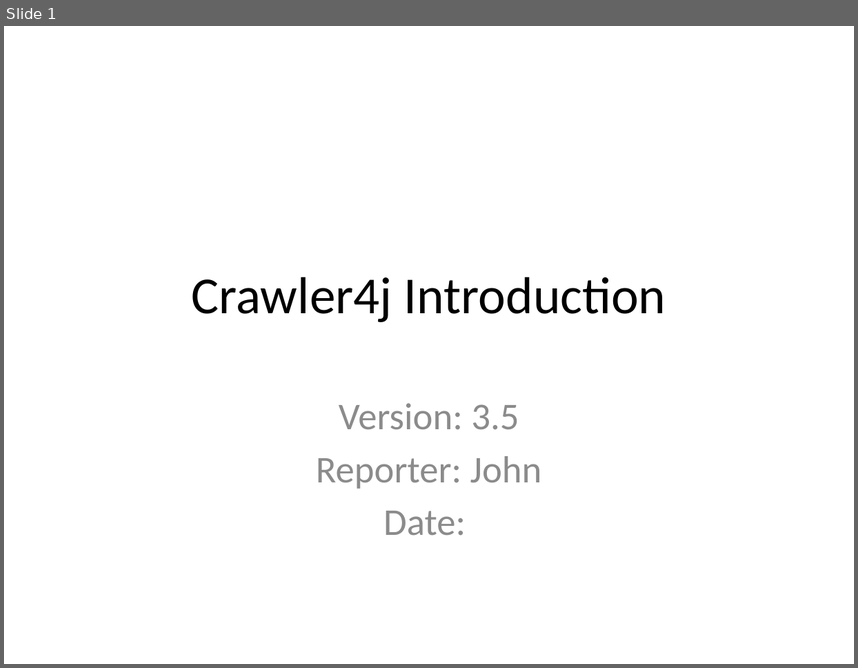
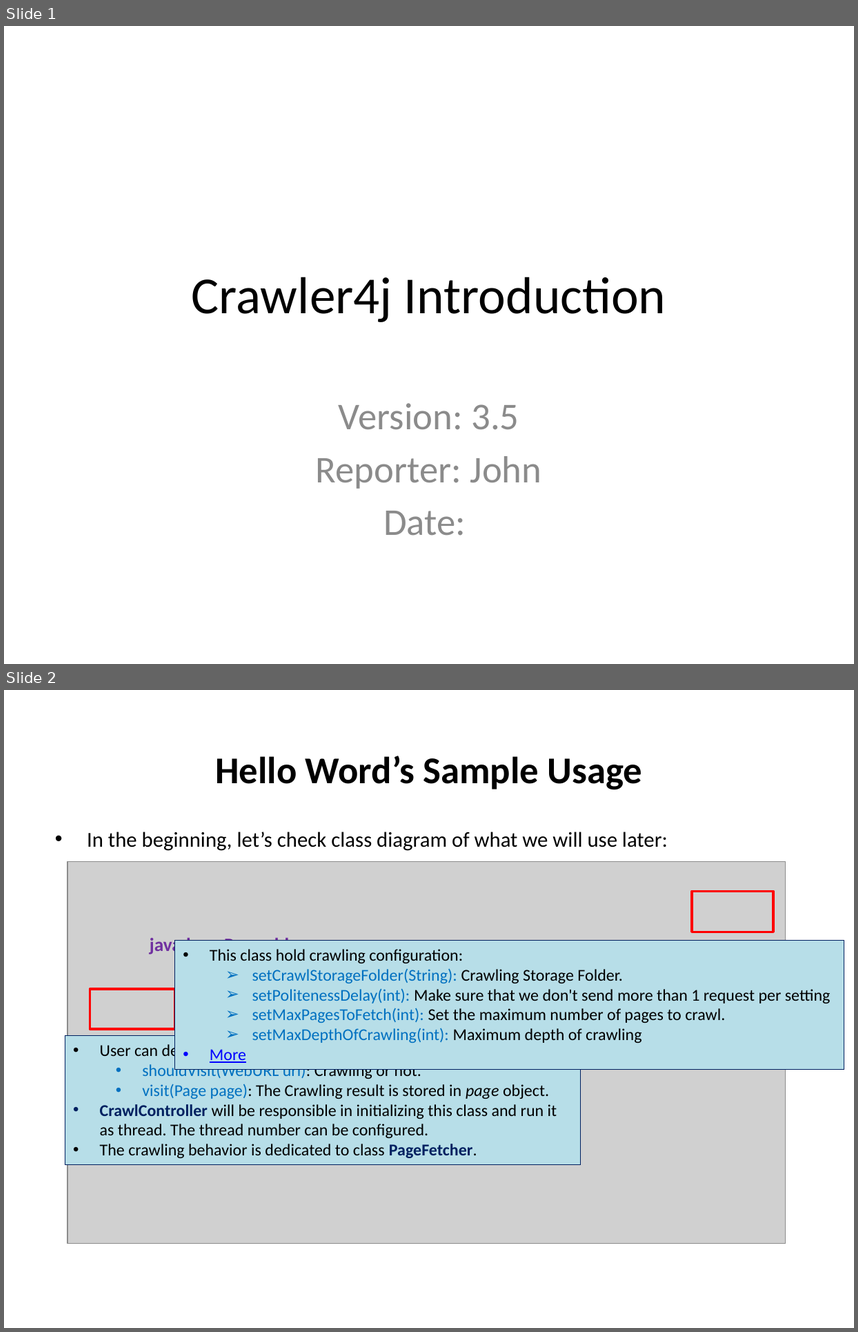
Before and after one commit to johnklee/sd2014, a slide deck: SD_Crawler4j/docs/Crawler4j_Introduction.pptx. Shown one above the other, each under a label of ours: slide 1 before the commit, slides 1 and 2 after it. The pictures are 858x668 and 858x1332 pixels, drawn with LibreOffice and Linux fonts; fonts in the diff are those of the drawing; grey boxes stand for pictures. Boxes give left, top, right and bottom in pixels: in the first picture for what was removed or moved away, otherwise in the second. Text is boxed around its words. In the diff, an @@ line names an element or a change of style, - is before the commit and + after.

```diff
--- a/SD_Crawler4j/docs/Crawler4j_Introduction.pptx
+++ b/SD_Crawler4j/docs/Crawler4j_Introduction.pptx
@@ slide 2 added at (4, 690, 854, 1328), background #FFFFFF @@
@@ title added at (215, 756, 642, 790), 32 pt, text #000000, bold @@
+Hello Word’s Sample Usage
@@ text added at (87, 831, 668, 851), 18 pt, text #000000 @@
+• In the beginning, let’s check class diagram of what we will use later:
@@ picture added at (67, 862, 785, 1243) @@
@@ rectangle added at (692, 891, 773, 931), outline #FF0000 2 pt @@
@@ text added at (150, 937, 299, 956), 16 pt, text #7030A0, bold @@
+java.lang.Runnable
@@ rectangle added at (175, 940, 844, 1068), fill #B7DEE8, outline #002060 0.75 pt, 14 pt, text #000000 @@
+• This class hold crawling configuration:
+  ➢ setCrawlStorageFolder(String): Crawling Storage Folder.
+  ➢ setPolitenessDelay(int): Make sure that we don't send more than 1 request per setting
+  ➢ setMaxPagesToFetch(int): Set the maximum number of pages to crawl.
+  ➢ setMaxDepthOfCrawling(int): Maximum depth of crawling
+• More
@@ rectangle added at (90, 988, 175, 1028), outline #FF0000 2 pt @@
@@ rectangle added at (65, 1035, 580, 1163), fill #B7DEE8, outline #002060 0.75 pt, 14 pt, text #000000 @@
+• User can define crawling behavior via overwriting below two APIs:
+  • shouldVisit(WebURL url): Crawling or not.
+  • visit(Page page): The Crawling result is stored in page object.
+• CrawlController will be responsible in initializing this class and run it as thread. The thread number can be configured.
+• The crawling behavior is dedicated to class PageFetcher.
```
Also in this commit, not shown: 1 slide removed, 9 other files.
